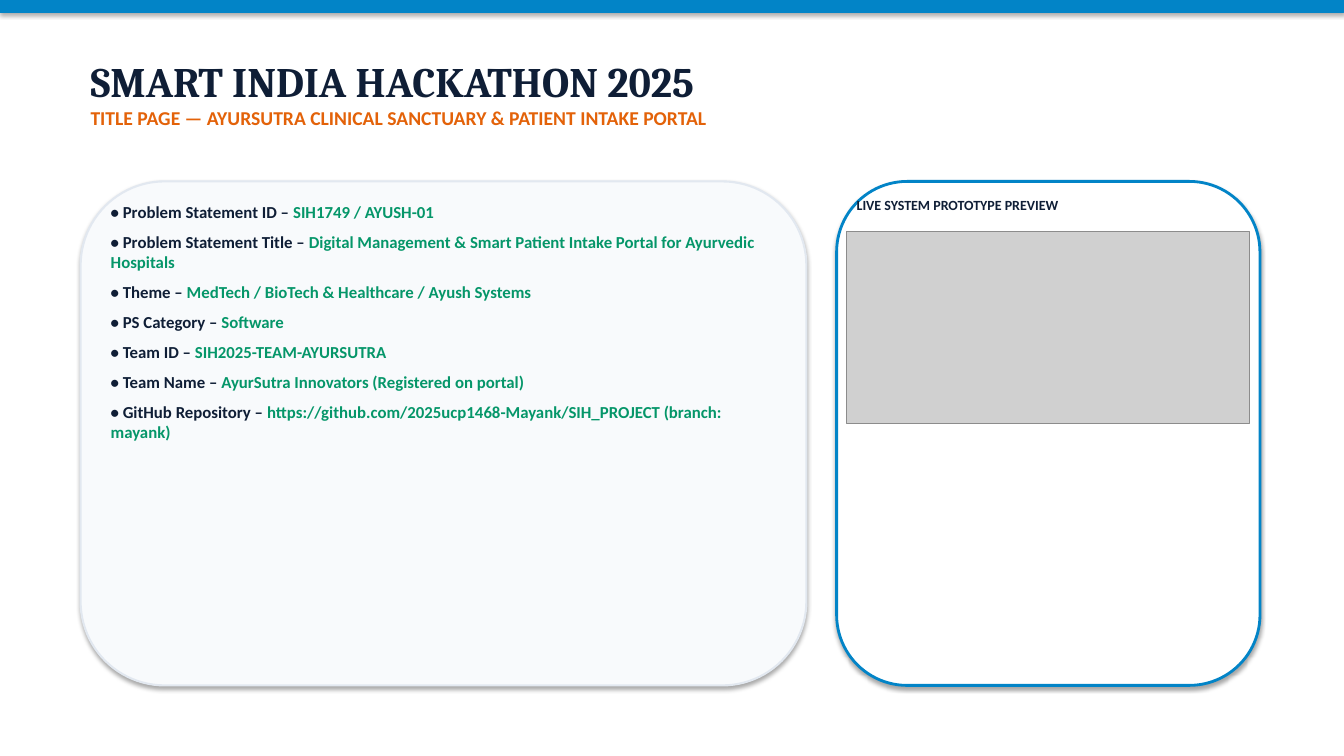
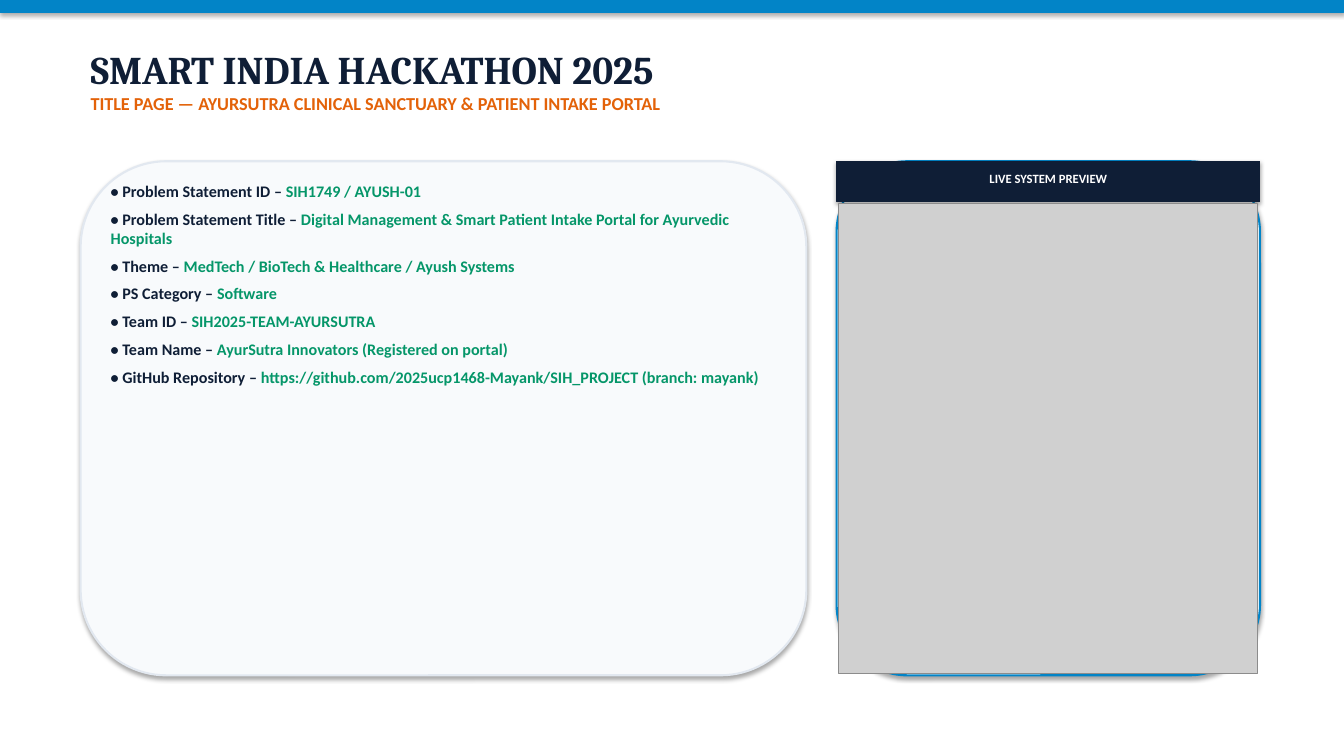
Before and after one commit to 2025ucp1468-Mayank/SIH_PROJECT, a slide deck: slide 1 of SIH_ppt.pptx. Drawn at 1344x756 pixels with LibreOffice and Linux fonts; fonts in the diff are those of the drawing; grey boxes stand for pictures. Boxes give left, top, right and bottom in pixels: in the first picture for what was removed or moved away, otherwise in the second. Text is boxed around its words. In the diff, an @@ line names an element or a change of style, - is before the commit and + after.

Commit message:
Fix UI mockup alignment and image framing with cropped high-res prototype screenshots in SIH_ppt.pptx

```diff
--- a/SIH_ppt.pptx
+++ b/SIH_ppt.pptx
@@ text "SMART INDIA HACKATHON 2025": place and size @@
-text "SMART INDIA HACKATHON 2025" at (91, 68, 706, 125)
+text "SMART INDIA HACKATHON 2025" at (91, 57, 660, 110)
@@ text "SMART INDIA HACKATHON 2025" at (91, 57, 660, 110): size 30 to 28 pt in "SMART INDIA HACKATHON 2025"; size 14 to 13 pt in "TITLE PAGE — AYURSUTRA CLINICAL SANCTUARY & ..." @@
@@ rounded rectangle: place and size @@
-rounded rectangle at (81, 181, 807, 686)
+rounded rectangle at (81, 161, 807, 676)
@@ text "• Problem Statement ID – ...": place and size @@
-text "• Problem Statement ID – ..." at (111, 206, 754, 441)
+text "• Problem Statement ID – ..." at (111, 185, 759, 386)
@@ text "• Problem Statement ID – ..." at (111, 185, 759, 386): size 12 to 11.5 pt; less space between paragraphs @@
@@ rounded rectangle: place and size @@
-rounded rectangle at (837, 181, 1260, 686)
+rounded rectangle at (837, 161, 1260, 676)
@@ rounded rectangle at (837, 161, 1260, 676): outline #0284C7 2 pt to #0284C7 1.5 pt @@
@@ rectangle added at (837, 161, 1260, 202), fill #0F1E36, outline #0F1E36 0.75 pt @@
@@ text at (989, 174, 1107, 183): text changed; size 10 to 9 pt; text colour #0F1E36 to #FFFFFF @@
-LIVE SYSTEM PROTOTYPE PREVIEW
+LIVE SYSTEM PREVIEW
@@ picture added at (839, 204, 1258, 674) @@
@@ picture removed at (847, 232, 1250, 423) @@
```
Also in this commit, not shown: 5 other slides changed, 4 other files.
